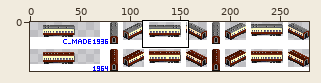
File history of a sprite sheet, src/wagon/SPassenger_wagon/Pidulgi/Pidulgi_Service/Pidulgi_Service.png. The first picture is a wide view before the edit; the outline marks the close-up.
Close-up. The starting point:
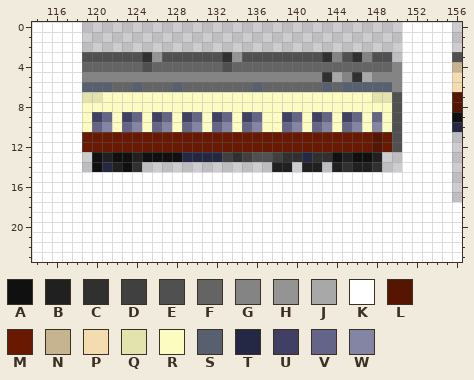
The file is 279x49 pixels. Colours within 5 levels of each other are drawn and written as one. Shown: x 114..156, y 0..23.
Palette (. is transparent): A #101010  B #202020  C #303030  D #404040  E #505050  F #646464  G #848484  H #949494  J #a8a8a8  K #ffffff  L #561501  M #691901  N #c6b38f  P #f4dcb0  Q #e3e3ad  R #fcfcc0  S #586070  T #242844  U #404064  V #646488  W #8484a4
Pixels before, first column x 114:
 0 KKKKK................................KKKKK.
 1 KKKKK................................KKKKK.
 2 KKKKK................................KKKKK.
 3 KKKKKEEEEEECHEEEEEECHEEEEEEEECGECGEE.KKKKKE
 4 KKKKKFFFFFFEFFFFFFFEFFFFFFFFFFFFFFFFGKKKKKN
 5 KKKKKGGGGGGGGGGGGGGGGGGGGGGGGCJGCJGGGKKKKKP
 6 KKKKKSSSFFSFFFSFFFFFFFSFFFFFFSFSSSSSGKKKKKP
 7 KKKKKQQRRRRRRRRRRRRRRRRRRRRRRRRRRRQQEKKKKKL
 8 KKKKKRRRRRRRRRRRRRRRRRRRRRRRRRRRRRRREKKKKKL
 9 KKKKKRUVRUVRUVRUVRUVRUVRRUVRUVRUVRVREKKKKKA
10 KKKKKRVWRVWRVWRVWRVWRVWRRVWRVWRVWRWREKKKKKT
11 KKKKKMMMMMMMMMMMMMMMMMMMMMMMMMMMMMLMEKKKKK.
12 KKKKKMMMMMMMMMMMMMMMMMMMMMMMMMMMMMLMEKKKKK.
13 KKKKK.ABAABAAAATTTTDCDEEDCCTCCABAAB..KKKKK.
14 KKKKK.ATBAC.............BB.BB.BCBBC..KKKKK.
15 KKKKKKKKKKKKKKKKKKKKKKKKKKKKKKKKKKKKKKKKKK.
16 KKKKKKKKKKKKKKKKKKKKKKKKKKKKKKKKKKKKKKKKKK.
17 KKKKKKKKKKKKKKKKKKKKKKKKKKKKKKKKKKKKKKKKKK.
18 KKKKKKKKKKKKKKKKKKKKKKKKKKKKKKKKKKKKKKKKKKK
19 KKKKKKKKKKKKKKKKKKKKKKKKKKKKKKKKKKKKKKKKKKK
20 KKKKKKKKKKKKKKKKKKKKKKKKKKKKKKKKKKKKKKKKKKK
21 KKKKKKKKKKKKKKKKKKKKKKKKKKKKKKKKKKKKKKKKKKK
22 KKKKKKKKKKKKKKKKKKKKKKKKKKKKKKKKKKKKKKKKKKK
23 KKKKKKKKKKKKKKKKKKKKKKKKKKKKKKKKKKKKKKKKKKK
After:
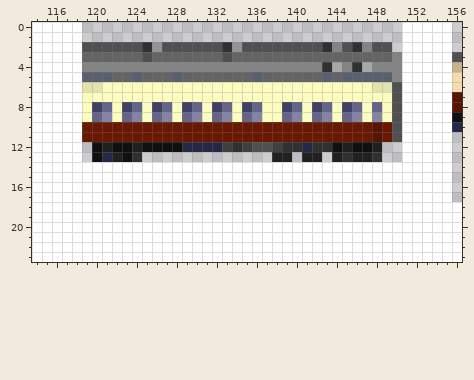
Changes in this commit:
y 2: x 119..149 ............................... -> EEEEEECHEEEEEECHEEEEEEEECGECGEE
y 3: x 119..150 EEEEEECHEEEEEECHEEEEEEEECGECGEE. -> FFFFFFEFFFFFFFEFFFFFFFFFFFFFFFFG
y 4: x 119..149 FFFFFFEFFFFFFFEFFFFFFFFFFFFFFFF -> GGGGGGGGGGGGGGGGGGGGGGGGCJGCJGG
y 5: x 119..149 GGGGGGGGGGGGGGGGGGGGGGGGCJGCJGG -> SSSFFSFFFSFFFFFFFSFFFFFFSFSSSSS
y 6: x 119..150 SSSFFSFFFSFFFFFFFSFFFFFFSFSSSSSG -> QQRRRRRRRRRRRRRRRRRRRRRRRRRRRQQE
y 7: x 119..120 QQ -> RR; x 148..149 QQ -> RR
y 8: x 120..121 RR -> UV; x 123..124 RR -> UV; x 126..127 RR -> UV; x 129..130 RR -> UV; x 132..133 RR -> UV; x 135..136 RR -> UV; x 139..140 RR -> UV; x 142..143 RR -> UV; x 145..146 RR -> UV; x 148 R -> V
y 9: x 120..121 UV -> VW; x 123..124 UV -> VW; x 126..127 UV -> VW; x 129..130 UV -> VW; x 132..133 UV -> VW; x 135..136 UV -> VW; x 139..140 UV -> VW; x 142..143 UV -> VW; x 145..146 UV -> VW; x 148 V -> W
y 10: x 119..149 RVWRVWRVWRVWRVWRVWRRVWRVWRVWRWR -> MMMMMMMMMMMMMMMMMMMMMMMMMMMMMLM
y 12: x 119..150 MMMMMMMMMMMMMMMMMMMMMMMMMMMMMLME -> .ABAABAAAATTTTDCDEEDCCTCCABAAB..
y 13: x 121..122 BA -> TB; x 124..148 BAAAATTTTDCDEEDCCTCCABAAB -> C.............BB.BB.BCBBC
y 14: x 119..150 .ATBAC.............BB.BB.BCBBC.. -> KKKKKKKKKKKKKKKKKKKKKKKKKKKKKKKK
